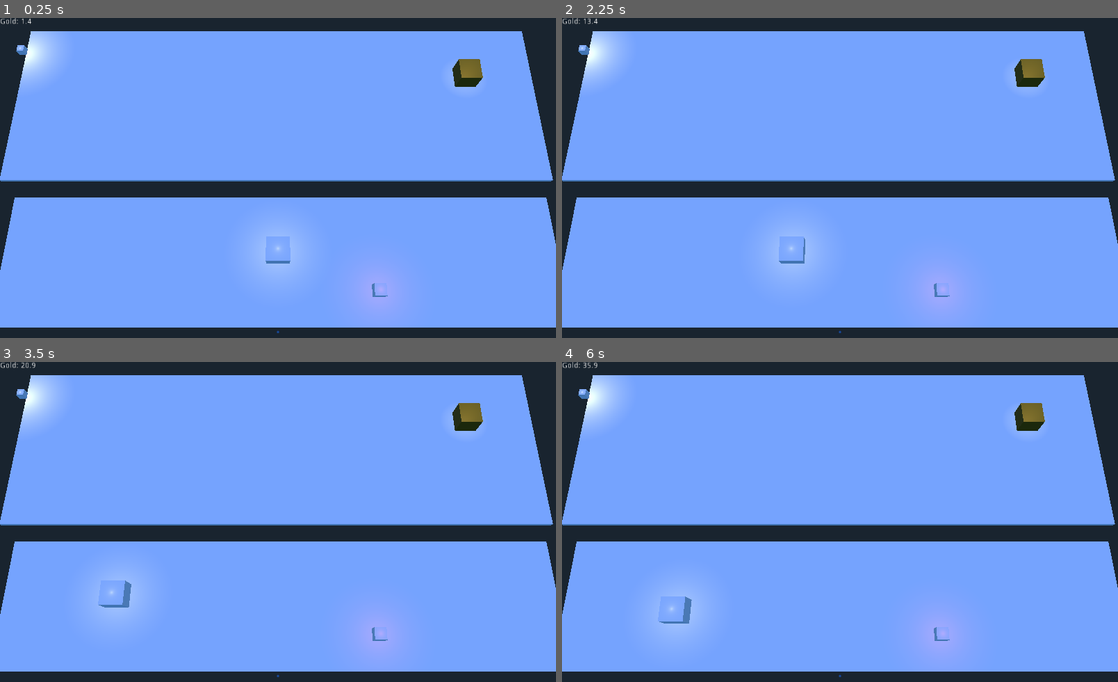
Above: before the commit, frames 1-4 (two rows, left to right).
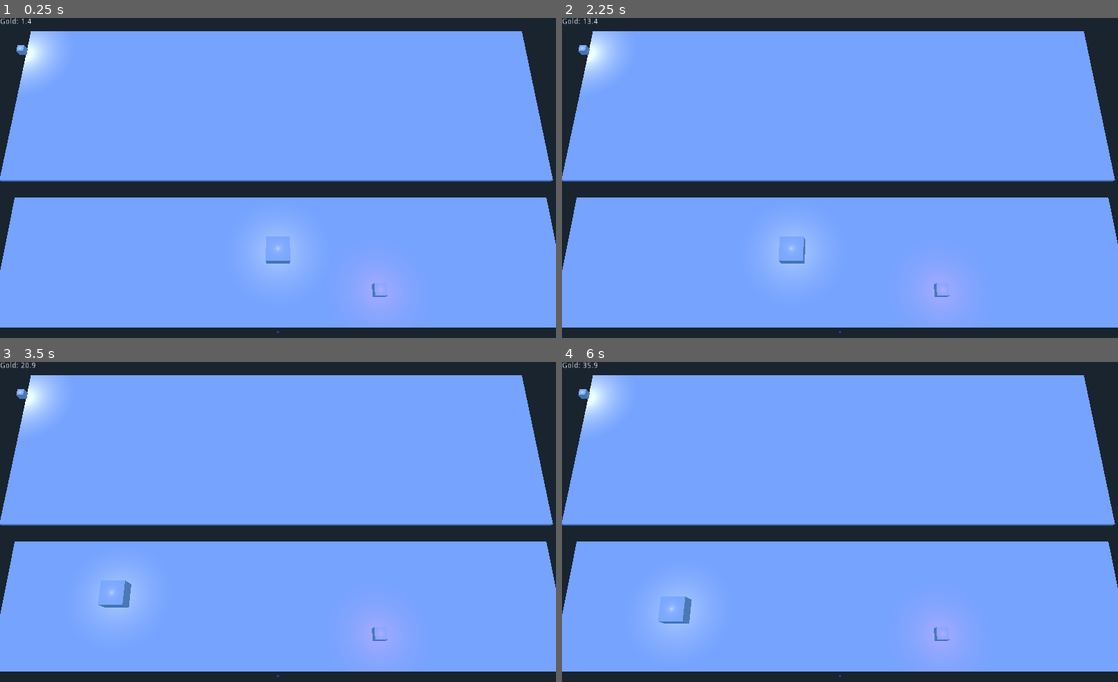
Above: after the commit, the same moments.

Repository: igorimagine/ld41-race-for-the-city
Game: Godot game, scene res://scenes/Game.tscn
The game is run twice, just before and just after one commit, with the same random seed, the same clock (stepped at 60 frames per second) and the same inputs.
Inputs (mouse positions are in pixels of both pictures, inside the frame that each line leads up to):
- Up to frame 1 (0.25 s): no input
- Up to frame 2 (2.25 s): move the mouse to (962, 165) at 0.52 s; tap E (E) at 0.6, 1.55 s; tap Q (Q) at 0.8, 1.35 s; move the mouse to (728, 197) at 1.27 s; tap Enter at 2 s; move the mouse to (895, 107) at 2.02 s; hold A (A) from 2.03 s (still down)
- Up to frame 3 (3.5 s): tap Q (Q) at 2.3 s; move the mouse to (250, 589) at 2.77 s; release A (A) at 2.78 s; tap D (D) at 2.85 s; tap E (E) at 3.05 s
- Up to frame 4 (6 s): tap Space at 3.5, 5 s; move the mouse to (1006, 573) at 3.52 s; tap E (E) at 3.6, 4.55 s; tap Q (Q) at 3.8, 5.1 s; tap Enter at 4.25 s; move the mouse to (673, 477) at 4.27 s; click (673, 477) at 4.35 s; move the mouse to (867, 525) at 5.02 s; move the mouse to (756, 442) at 5.77 s; tap S (S) at 5.85 s

The runs differ from the first frame. In frame 1, 0.4% of the frame differs, in the area x 81-87%, y 12-22%; in frame 2, 0.4%; in frame 3, 0.4%; in frame 4, 0.4%.

Commit message:
Building placement (one building) works

Diff:
--- a/ttr1/scenes/Game.tscn
+++ b/ttr1/scenes/Game.tscn
@@ -165,7 +165,7 @@
 
 [node name="YellowCubeSpatial" type="Spatial" parent="." index="7"]
 
-transform = Transform( 1, 0, 0, 0, 1, 0, 0, 0, 1, 18.2062, 0, -17.0712 )
+transform = Transform( 1, 0, 0, 0, 1, 0, 0, 0, 1, 68.2062, 0, -17.0712 )
 _sections_unfolded = [ "Transform" ]
 
 [node name="YellowCube" parent="YellowCubeSpatial" index="0" instance=ExtResource( 3 )]
--- a/ttr1/scripts/Game.gd
+++ b/ttr1/scripts/Game.gd
@@ -24,7 +24,8 @@
 func _ready():
 	randomize()
 	_move_reward()
-	building = yellow_cube_scene.instance()
+	#building = yellow_cube_scene.instance()
+	#self.add_child(building)
 	pass
 
 func _process(delta):
@@ -62,24 +63,25 @@
 		var space_state = ground_top.get_world().direct_space_state
 		var hit = space_state.intersect_ray(from, to)
 		if hit.size() != 0:
-			#yellow_cube_spatial.set_translation(Vector3(hit.position.x, yellow_cube_spatial.get_translation().y, hit.position.z))
-			#building = yellow_cube_scene.instance()
-			#yellow_cube_spatial.set_translation(Vector3(hit.position.x, 0, hit.position.z))
+			if building == null:
+				building = yellow_cube_scene.instance()
+				self.add_child(building)
 			building.set_translation(Vector3(hit.position.x, 0, hit.position.z))
-			self.add_child(building)
 			th_building = true
-			th_ui_area_hit = false
+			pass
 	pass
 	if Input.is_action_just_pressed("Q"):
 		# place the building
 		if th_building:
 			th_building = false
+			th_ui_area_hit = false
 			pass
 		pass
 	if Input.is_action_just_pressed("E"):
 		# cancel building placement
 		if th_building:
 			th_building = false
+			th_ui_area_hit = false
 			building.queue_free()
 			building = null
 			pass
